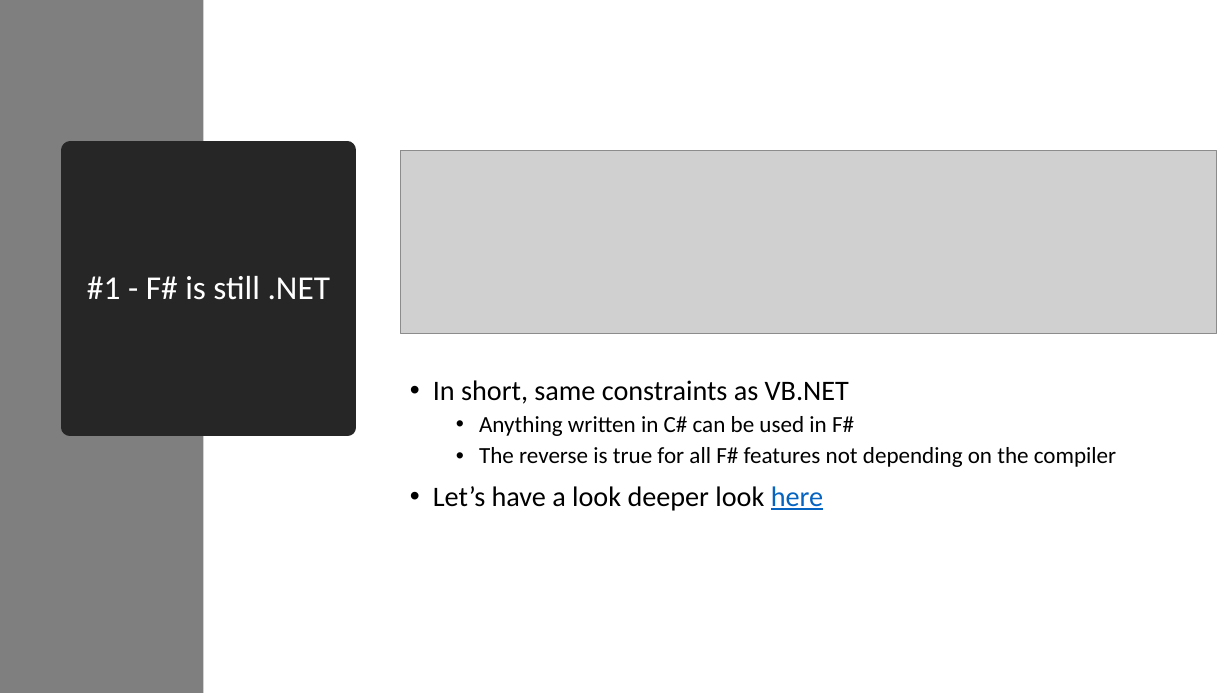
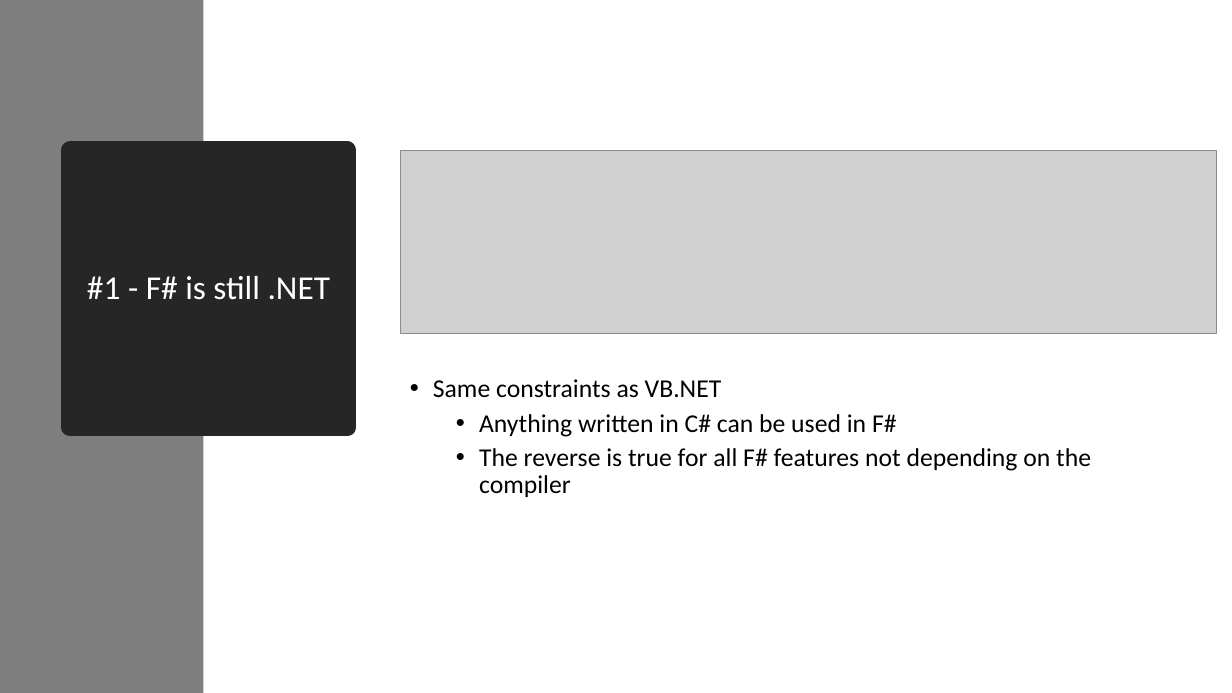
Before and after one commit to essic/prez-why-fsharp, a slide deck: slide 12 of WhyFSharp.pptx. Drawn at 1232x693 pixels with LibreOffice and Linux fonts; fonts in the diff are those of the drawing; grey boxes stand for pictures. Boxes give left, top, right and bottom in pixels: in the first picture for what was removed or moved away, otherwise in the second. Text is boxed around its words. In the diff, an @@ line names an element or a change of style, - is before the commit and + after.

```diff
--- a/WhyFSharp.pptx
+++ b/WhyFSharp.pptx
@@ text at bbox=[433, 379, 722, 398]: text changed; size 22 to 20 pt @@
-• In short, same constraints as VB.NET
+• Same constraints as VB.NET
@@ text at bbox=[479, 414, 1091, 497]: size 18 to 20 pt in "Anything written in C# can be used ...", "The reverse is true for all F# ..." @@
@@ text at bbox=[433, 486, 823, 511]: paragraph removed @@
-• Let’s have a look deeper look here
```
Also in this commit, not shown: 8 other slides changed, 7 slides added.
